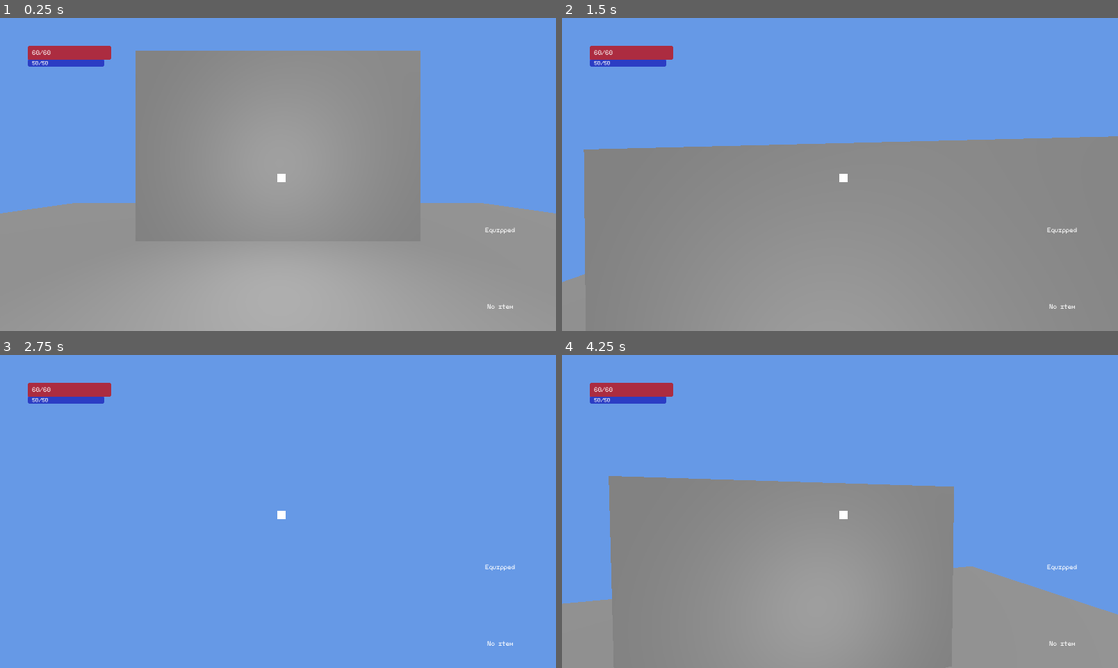
Above: before the commit, frames 1-4 (two rows, left to right).
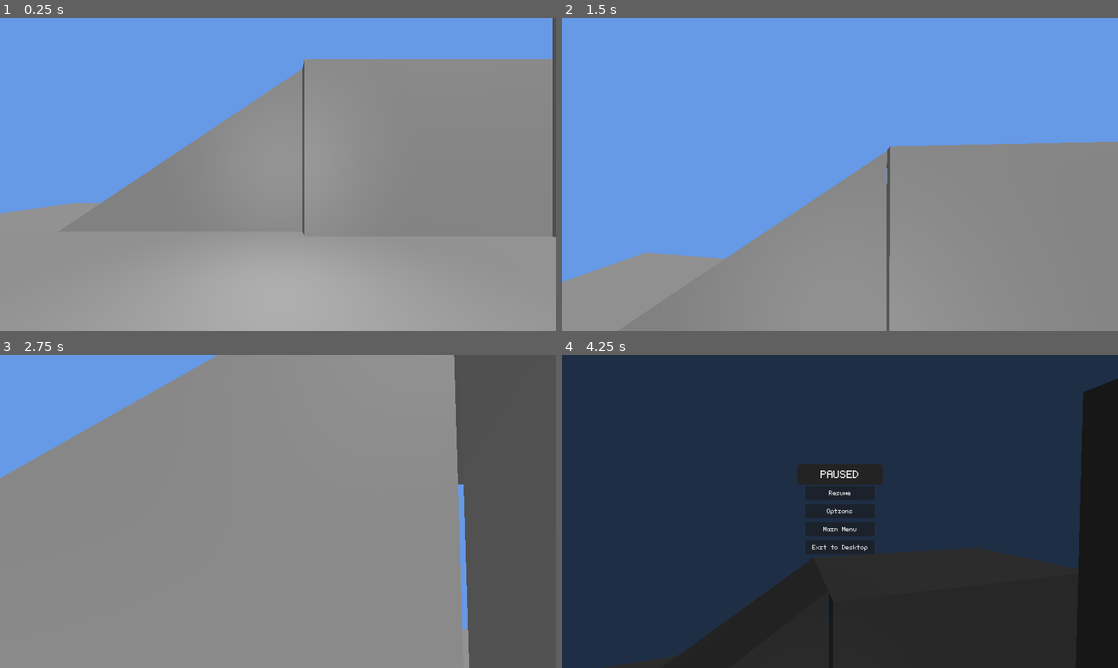
Above: after the commit, the same moments.

Repository: duckenclaw/godot-project-template
Game: Godot game, scene res://src/3d/test_3D.tscn
The game is run twice, just before and just after one commit, with the same random seed, the same clock (stepped at 60 frames per second) and the same inputs. This scene is started directly instead of the project's main scene.
Inputs (mouse positions are in pixels of both pictures, inside the frame that each line leads up to):
- Up to frame 1 (0.25 s): no input
- Up to frame 2 (1.5 s): tap Enter at 0.5 s; move the mouse to (867, 174) at 0.52 s; hold W (forward) from 0.53 s (still down); tap E (activate) at 0.6 s; tap Space (jump) at 0.77 s; move the mouse to (812, 174) at 1.27 s; click (812, 174) at 1.35 s
- Up to frame 3 (2.75 s): keep holding W (forward); tap Space (jump) at 1.52 s; move the mouse to (289, 505) at 2.02 s; right-click (289, 505) at 2.1 s
- Up to frame 4 (4.25 s): keep holding W (forward); move the mouse to (834, 517) at 2.77 s; tap C (crouch) at 2.85 s; tap Space (jump) at 3.02, 3.77 s; move the mouse to (878, 514) at 3.52 s; tap V (dash) at 3.6 s; tap Escape (ui_cancel) at 4.15 s

The runs differ from the first frame. In frame 1, 21% of the frame differs, in the area x 5-100%, y 0-93%; in frame 2, 17%; in frame 3, 93%; in frame 4, 100%, in the area x 0-100%, y 0-100%.

Commit message:
added pause menu to 3d

Diff:
--- /dev/null
+++ b/src/3d/objects/ramp.tscn
@@ -0,0 +1,18 @@
+[gd_scene load_steps=3 format=3 uid="uid://ckxpufbpphq1d"]
+
+[sub_resource type="PrismMesh" id="PrismMesh_hj5uv"]
+left_to_right = 1.0
+size = Vector3(7.5, 5, 3)
+
+[sub_resource type="ConvexPolygonShape3D" id="ConvexPolygonShape3D_hj5uv"]
+points = PackedVector3Array(3.7499995, 2.5, 1.5, 3.7499995, 2.5, -1.5, -3.75, -2.5, 1.5, 3.7499995, -2.5, 1.5, 3.7499995, -2.5, -1.5, -3.75, -2.5, -1.5)
+
+[node name="Ramp" type="StaticBody3D"]
+
+[node name="MeshInstance3D" type="MeshInstance3D" parent="."]
+transform = Transform3D(1, 0, 0, 0, 1, 0, 0, 0, 1, 0, 2.5, 0)
+mesh = SubResource("PrismMesh_hj5uv")
+
+[node name="CollisionShape3D2" type="CollisionShape3D" parent="."]
+transform = Transform3D(1, 0, 0, 0, 1, 0, 0, 0, 1, 0, 2.5, 0)
+shape = SubResource("ConvexPolygonShape3D_hj5uv")
--- /dev/null
+++ b/src/3d/objects/upper_floor.tscn
@@ -0,0 +1,17 @@
+[gd_scene load_steps=3 format=3 uid="uid://bdp7yjeelx35w"]
+
+[sub_resource type="BoxMesh" id="BoxMesh_hj5uv"]
+size = Vector3(7.5, 0.2, 3)
+
+[sub_resource type="BoxShape3D" id="BoxShape3D_hj5uv"]
+size = Vector3(7.5, 0.2, 3)
+
+[node name="UpperFloor" type="StaticBody3D"]
+
+[node name="MeshInstance3D" type="MeshInstance3D" parent="."]
+transform = Transform3D(1, 0, 0, 0, 1, 0, 0, 0, 1, 0, 0.2, 0)
+mesh = SubResource("BoxMesh_hj5uv")
+
+[node name="CollisionShape3D" type="CollisionShape3D" parent="."]
+transform = Transform3D(1, 0, 0, 0, 1, 0, 0, 0, 1, 0, 0.2, 0)
+shape = SubResource("BoxShape3D_hj5uv")
--- /dev/null
+++ b/src/3d/objects/wall.tscn
@@ -0,0 +1,17 @@
+[gd_scene load_steps=3 format=3 uid="uid://bu6xqlb3th4wk"]
+
+[sub_resource type="BoxShape3D" id="BoxShape3D_ejecp"]
+size = Vector3(7.5, 5, 0.5)
+
+[sub_resource type="BoxMesh" id="BoxMesh_5cm31"]
+size = Vector3(7.5, 5, 0.5)
+
+[node name="Wall" type="StaticBody3D"]
+
+[node name="CollisionShape3D" type="CollisionShape3D" parent="."]
+transform = Transform3D(1, 0, 0, 0, 1, 0, 0, 0, 1, 0, 2.5, 0)
+shape = SubResource("BoxShape3D_ejecp")
+
+[node name="MeshInstance3D" type="MeshInstance3D" parent="."]
+transform = Transform3D(1, 0, 0, 0, 1, 0, 0, 0, 1, 0, 2.5, 0)
+mesh = SubResource("BoxMesh_5cm31")
--- a/src/3d/player/hand.gd
+++ b/src/3d/player/hand.gd
@@ -124,7 +124,7 @@
 	# Clear any existing visuals first
 	clear_visual()
 
-	if not equipped_item or not equipped_item.has_model():
+	if not equipped_item:
 		return
 
 	# Handle PackedScene (.glb files)
--- a/src/3d/player/player_3d.gd
+++ b/src/3d/player/player_3d.gd
@@ -35,17 +35,19 @@
 @onready var state_machine: StateMachine = $States/StateMachine
 @onready var anim_player: AnimationPlayer = $AnimationPlayer
 @onready var hud: Control = $UI/HUD
+@onready var pause_menu: Control = $UI/PauseMenu
 @onready var hands: Node3D = $CameraPivot/Camera3D/Hands
 
 # Equipment inventory
 @export var available_items: Array[Item] = []
 
 func _ready():
-	# Add player to group for easy reference
-	add_to_group("player")
-
 	# Calculate movement properties from config
 	update_stats()
+
+	# Set player reference in pause menu
+	if pause_menu:
+		pause_menu.player = self
 
 	# Print config summary
 	print("Player initialized with config:")
@@ -107,9 +109,9 @@
 	if Input.is_action_just_pressed("attack_alternate"):
 		hands.use_left_hand()   # Alternate attack with left hand
 
-	# Handle escape
+	# Handle escape / pause menu
 	if Input.is_action_just_pressed("ui_cancel"):
-		Input.set_mouse_mode(Input.MOUSE_MODE_VISIBLE)
+		toggle_pause_menu()
 
 func handle_timers(delta: float):
 	# Coyote time
@@ -213,3 +215,24 @@
 func set_horizontal_velocity(horizontal_vel: Vector3):
 	velocity.x = horizontal_vel.x
 	velocity.z = horizontal_vel.z
+
+func toggle_pause_menu():
+	var is_paused = get_tree().paused
+
+	if is_paused:
+		# Resume game
+		resume_game()
+	else:
+		# Pause game
+		pause_game()
+
+func pause_game():
+	get_tree().paused = true
+	Input.set_mouse_mode(Input.MOUSE_MODE_VISIBLE)
+	pause_menu.visible = true
+	pause_menu.grab_focus()
+
+func resume_game():
+	get_tree().paused = false
+	Input.set_mouse_mode(Input.MOUSE_MODE_CAPTURED)
+	pause_menu.visible = false
--- a/src/3d/player/player_3d.tscn
+++ b/src/3d/player/player_3d.tscn
@@ -19,6 +19,8 @@
 [ext_resource type="Texture2D" uid="uid://dv532pqh1mdsj" path="res://assets/crosshair.png" id="17_7yefp"]
 [ext_resource type="Theme" uid="uid://b3ql5ekwvpoqt" path="res://assets/hud.tres" id="17_b78gm"]
 [ext_resource type="Script" uid="uid://c3ti3vejdx3gy" path="res://src/ui/hud.gd" id="18_mrd8b"]
+[ext_resource type="Theme" uid="uid://ntqh6xyylbj0" path="res://assets/theme.tres" id="20_sgjv6"]
+[ext_resource type="PackedScene" uid="uid://c4qrq5kj8wqt4" path="res://src/ui/pause_menu.tscn" id="21_pause_menu"]
 
 [sub_resource type="Resource" id="Resource_lf55u"]
 script = ExtResource("2_4cdic")
@@ -636,6 +638,7 @@
 [node name="UI" type="CanvasLayer" parent="."]
 
 [node name="HUD" type="Control" parent="UI"]
+visible = false
 layout_mode = 3
 anchors_preset = 15
 anchor_right = 1.0
@@ -750,6 +753,9 @@
 grow_vertical = 2
 texture = ExtResource("17_7yefp")
 
+[node name="PauseMenu" parent="UI" instance=ExtResource("21_pause_menu")]
+layout_mode = 1
+
 [connection signal="item_equipped" from="CameraPivot/Camera3D/Hands/LeftHand" to="CameraPivot/Camera3D/Hands" method="_on_item_equipped"]
 [connection signal="item_unequipped" from="CameraPivot/Camera3D/Hands/LeftHand" to="CameraPivot/Camera3D/Hands" method="_on_item_unequipped"]
 [connection signal="item_equipped" from="CameraPivot/Camera3D/Hands/RightHand" to="CameraPivot/Camera3D/Hands" method="_on_item_equipped"]
--- a/src/3d/test_3D.tscn
+++ b/src/3d/test_3D.tscn
@@ -1,20 +1,17 @@
-[gd_scene load_steps=11 format=3 uid="uid://cl4nisuqrinr0"]
+[gd_scene load_steps=12 format=3 uid="uid://cl4nisuqrinr0"]
 
+[ext_resource type="PackedScene" uid="uid://bdp7yjeelx35w" path="res://src/3d/objects/upper_floor.tscn" id="1_4chky"]
 [ext_resource type="PackedScene" uid="uid://cst7vo0ldo7e8" path="res://src/3d/player/player_3d.tscn" id="1_ejecp"]
 [ext_resource type="PackedScene" uid="uid://bc6g7jvnoivix" path="res://src/3d/objects/dummy.tscn" id="1_hj5uv"]
 [ext_resource type="PackedScene" uid="uid://mx6n61adbbrq" path="res://src/3d/objects/door.tscn" id="2_igrfc"]
+[ext_resource type="PackedScene" uid="uid://bu6xqlb3th4wk" path="res://src/3d/objects/wall.tscn" id="2_tkq6y"]
+[ext_resource type="PackedScene" uid="uid://ckxpufbpphq1d" path="res://src/3d/objects/ramp.tscn" id="3_sey51"]
 
 [sub_resource type="BoxMesh" id="BoxMesh_1fhpf"]
 size = Vector3(25, 0.2, 25)
 
 [sub_resource type="BoxShape3D" id="BoxShape3D_1fhpf"]
 size = Vector3(25, 0.2, 25)
-
-[sub_resource type="BoxShape3D" id="BoxShape3D_ejecp"]
-size = Vector3(7.5, 5, 0.5)
-
-[sub_resource type="BoxMesh" id="BoxMesh_5cm31"]
-size = Vector3(7.5, 5, 0.5)
 
 [sub_resource type="Environment" id="Environment_1fhpf"]
 background_mode = 1
@@ -38,16 +35,23 @@
 transform = Transform3D(1, 0, 0, 0, 1, 0, 0, 0, 1, 0, -0.1, 0)
 shape = SubResource("BoxShape3D_1fhpf")
 
-[node name="Wall" type="StaticBody3D" parent="Objects"]
-transform = Transform3D(1, 0, 0, 0, 1, 0, 0, 0, 1, 0, 0, -5.613644)
+[node name="UpperFloor" parent="Objects" instance=ExtResource("1_4chky")]
+transform = Transform3D(1, 0, 0, 0, 1, 0, 0, 0, 1, 4.5, 4.7, -7.765)
 
-[node name="CollisionShape3D" type="CollisionShape3D" parent="Objects/Wall"]
-transform = Transform3D(1, 0, 0, 0, 1, 0, 0, 0, 1, 0, 2.5, 0)
-shape = SubResource("BoxShape3D_ejecp")
+[node name="Wall" parent="Objects" instance=ExtResource("2_tkq6y")]
+transform = Transform3D(1, 0, 0, 0, 1, 0, 0, 0, 1, 4.5, 0, -6)
 
-[node name="MeshInstance3D" type="MeshInstance3D" parent="Objects/Wall"]
-transform = Transform3D(1, 0, 0, 0, 1, 0, 0, 0, 1, 0, 2.5, 0)
-mesh = SubResource("BoxMesh_5cm31")
+[node name="Wall2" parent="Objects" instance=ExtResource("2_tkq6y")]
+transform = Transform3D(-4.371139e-08, 0, 1, 0, 1, 0, -1, 0, -4.371139e-08, 8, 0, -2)
+
+[node name="Wall3" parent="Objects" instance=ExtResource("2_tkq6y")]
+transform = Transform3D(-4.371139e-08, 0, 1, 0, 1, 0, -1, 0, -4.371139e-08, 8, 5, -2)
+
+[node name="Wall4" parent="Objects" instance=ExtResource("2_tkq6y")]
+transform = Transform3D(-4.371139e-08, 0, 1, 0, 1, 0, -1, 0, -4.371139e-08, 8, 5, 5.5)
+
+[node name="Ramp" parent="Objects" instance=ExtResource("3_sey51")]
+transform = Transform3D(1, 0, 0, 0, 1, 0, 0, 0, 1, -3, 0, -7.765)
 
 [node name="Dummy" parent="Objects" instance=ExtResource("1_hj5uv")]
 transform = Transform3D(1, 0, 0, 0, 1, 0, 0, 0, 1, -7.6, 0, 0)
--- /dev/null
+++ b/src/ui/hud.tscn
@@ -0,0 +1,154 @@
+[gd_scene load_steps=7 format=3 uid="uid://4epmqkty5xqt"]
+
+[ext_resource type="Theme" uid="uid://b3ql5ekwvpoqt" path="res://assets/hud.tres" id="1_snmo6"]
+[ext_resource type="Script" uid="uid://c3ti3vejdx3gy" path="res://src/ui/hud.gd" id="2_i4jpw"]
+[ext_resource type="Texture2D" uid="uid://dv532pqh1mdsj" path="res://assets/crosshair.png" id="3_r2cn7"]
+
+[sub_resource type="StyleBoxFlat" id="StyleBoxFlat_b78gm"]
+content_margin_left = 2.0
+content_margin_top = 2.0
+content_margin_right = 2.0
+content_margin_bottom = 2.0
+bg_color = Color(0.1, 0.1, 0.1, 0.3)
+corner_radius_top_left = 6
+corner_radius_top_right = 6
+corner_radius_bottom_right = 6
+corner_radius_bottom_left = 6
+corner_detail = 6
+
+[sub_resource type="StyleBoxFlat" id="StyleBoxFlat_mrd8b"]
+content_margin_left = 2.0
+content_margin_top = 2.0
+content_margin_right = 2.0
+content_margin_bottom = 2.0
+bg_color = Color(0.88235295, 0.019607844, 0.019607844, 0.6392157)
+border_color = Color(0.5176471, 0.003921569, 0.003921569, 0.7254902)
+corner_radius_top_left = 6
+corner_radius_top_right = 6
+corner_radius_bottom_right = 6
+corner_detail = 6
+
+[sub_resource type="StyleBoxFlat" id="StyleBoxFlat_4sddl"]
+content_margin_left = 2.0
+content_margin_top = 2.0
+content_margin_right = 2.0
+content_margin_bottom = 2.0
+bg_color = Color(0.019607844, 0.019607844, 0.88235295, 0.49019608)
+corner_radius_bottom_right = 6
+corner_radius_bottom_left = 6
+corner_detail = 6
+
+[node name="HUD" type="Control"]
+layout_mode = 3
+anchors_preset = 15
+anchor_right = 1.0
+anchor_bottom = 1.0
+grow_horizontal = 2
+grow_vertical = 2
+theme = ExtResource("1_snmo6")
+script = ExtResource("2_i4jpw")
+
+[node name="MarginContainer" type="MarginContainer" parent="."]
+layout_mode = 1
+anchors_preset = 15
+anchor_right = 1.0
+anchor_bottom = 1.0
+grow_horizontal = 2
+grow_vertical = 2
+
+[node name="Bars" type="VBoxContainer" parent="MarginContainer"]
+custom_minimum_size = Vector2(240, 100)
+layout_mode = 2
+size_flags_horizontal = 0
+size_flags_vertical = 0
+
+[node name="HealthBar" type="ProgressBar" parent="MarginContainer/Bars"]
+custom_minimum_size = Vector2(240, 40)
+layout_mode = 2
+size_flags_horizontal = 0
+theme_override_styles/background = SubResource("StyleBoxFlat_b78gm")
+theme_override_styles/fill = SubResource("StyleBoxFlat_mrd8b")
+value = 50.0
+show_percentage = false
+
+[node name="Value" type="Label" parent="MarginContainer/Bars/HealthBar"]
+layout_mode = 1
+anchors_preset = -1
+anchor_top = 0.5
+anchor_right = 1.0
+anchor_bottom = 0.5
+offset_left = 13.0
+offset_top = -10.0
+offset_right = -107.0
+offset_bottom = 10.0
+grow_horizontal = 2
+grow_vertical = 2
+text = "50/100"
+vertical_alignment = 1
+
+[node name="ManaBar" type="ProgressBar" parent="MarginContainer/Bars"]
+custom_minimum_size = Vector2(220, 20)
+layout_mode = 2
+size_flags_horizontal = 0
+theme_override_styles/background = SubResource("StyleBoxFlat_b78gm")
+theme_override_styles/fill = SubResource("StyleBoxFlat_4sddl")
+value = 50.0
+show_percentage = false
+
+[node name="Value" type="Label" parent="MarginContainer/Bars/ManaBar"]
+layout_mode = 1
+anchors_preset = -1
+anchor_top = 0.5
+anchor_right = 1.0
+anchor_bottom = 0.5
+offset_left = 13.0
+offset_top = -10.0
+offset_right = -107.0
+offset_bottom = 10.0
+grow_horizontal = 2
+grow_vertical = 2
+theme_override_font_sizes/font_size = 14
+text = "50/100"
+vertical_alignment = 1
+
+[node name="EquippedItem" type="VBoxContainer" parent="MarginContainer"]
+layout_mode = 2
+size_flags_horizontal = 8
+size_flags_vertical = 8
+
+[node name="Title" type="Label" parent="MarginContainer/EquippedItem"]
+layout_mode = 2
+text = "Equipped"
+horizontal_alignment = 1
+vertical_alignment = 1
+
+[node name="ItemIcon" type="TextureRect" parent="MarginContainer/EquippedItem"]
+custom_minimum_size = Vector2(200, 200)
+layout_mode = 2
+
+[node name="ItemLabel" type="Label" parent="MarginContainer/EquippedItem"]
+layout_mode = 2
+size_flags_vertical = 0
+text = "No item"
+horizontal_alignment = 1
+vertical_alignment = 1
+
+[node name="Crosshair" type="Control" parent="MarginContainer"]
+layout_mode = 2
+size_flags_horizontal = 4
+size_flags_vertical = 4
+
+[node name="TextureRect" type="TextureRect" parent="MarginContainer/Crosshair"]
+layout_mode = 1
+anchors_preset = -1
+anchor_left = 0.5
+anchor_top = 0.5
+anchor_right = 0.5
+anchor_bottom = 0.5
+offset_left = -12.0
+offset_top = -12.0
+offset_right = 12.0
+offset_bottom = 12.0
+grow_horizontal = 2
+grow_vertical = 2
+texture = ExtResource("3_r2cn7")
--- /dev/null
+++ b/src/ui/pause_menu.gd
@@ -0,0 +1,49 @@
+extends Control
+
+# Node references
+@onready var main_container: Control = $MainContainer
+@onready var options_screen: Control = $OptionsScreen
+
+# Reference to the player (will be set by player script)
+var player: CharacterBody3D
+
+func _ready():
+	# Initially hide the pause menu
+	visible = false
+	# Set process mode to always so it works when paused
+	process_mode = Node.PROCESS_MODE_ALWAYS
+
+func _input(event):
+	# Handle escape key when pause menu is visible
+	if visible and event.is_action_pressed("ui_cancel"):
+		_on_resume()
+		get_viewport().set_input_as_handled()
+
+func show_main_menu():
+	if options_screen:
+		options_screen.visible = false
+	main_container.visible = true
+
+func show_options():
+	main_container.visible = false
+	if options_screen:
+		options_screen.visible = true
+
+func _on_resume():
+	if player:
+		player.resume_game()
+
+func _on_open_options():
+	show_options()
+
+func _on_close_options():
+	show_main_menu()
+
+func _on_exit_to_main_menu():
+	# Unpause the game first
+	get_tree().paused = false
+	# Change to main menu scene
+	get_tree().change_scene_to_file("res://src/ui/main_menu.tscn")
+
+func _on_exit_to_desktop():
+	get_tree().quit()
--- /dev/null
+++ b/src/ui/pause_menu.tscn
@@ -0,0 +1,84 @@
+[gd_scene load_steps=4 format=3 uid="uid://c4qrq5kj8wqt4"]
+
+[ext_resource type="Script" uid="uid://b287ob3eypiht" path="res://src/ui/pause_menu.gd" id="1_pause_menu"]
+[ext_resource type="Theme" uid="uid://ntqh6xyylbj0" path="res://assets/theme.tres" id="2_theme"]
+[ext_resource type="PackedScene" uid="uid://dj3ng2wmtqap8" path="res://src/ui/screens/options_screen.tscn" id="3_options"]
+
+[node name="PauseMenu" type="Control"]
+layout_mode = 3
+anchors_preset = 15
+anchor_right = 1.0
+anchor_bottom = 1.0
+grow_horizontal = 2
+grow_vertical = 2
+script = ExtResource("1_pause_menu")
+
+[node name="Background" type="ColorRect" parent="."]
+layout_mode = 1
+anchors_preset = 15
+anchor_right = 1.0
+anchor_bottom = 1.0
+grow_horizontal = 2
+grow_vertical = 2
+color = Color(0, 0, 0, 0.7)
+
+[node name="MainContainer" type="MarginContainer" parent="."]
+layout_mode = 1
+anchors_preset = 15
+anchor_right = 1.0
+anchor_bottom = 1.0
+grow_horizontal = 2
+grow_vertical = 2
+theme = ExtResource("2_theme")
+
+[node name="CenterContainer" type="CenterContainer" parent="MainContainer"]
+layout_mode = 2
+
+[node name="VBoxContainer" type="VBoxContainer" parent="MainContainer/CenterContainer"]
+layout_mode = 2
+theme_override_constants/separation = 16
+
+[node name="PauseLabel" type="Label" parent="MainContainer/CenterContainer/VBoxContainer"]
+layout_mode = 2
+theme = ExtResource("2_theme")
+theme_type_variation = &"HeaderLarge"
+text = "PAUSED"
+horizontal_alignment = 1
+
+[node name="ButtonsContainer" type="VBoxContainer" parent="MainContainer/CenterContainer/VBoxContainer"]
+layout_mode = 2
+theme_override_constants/separation = 12
+
+[node name="ResumeButton" type="Button" parent="MainContainer/CenterContainer/VBoxContainer/ButtonsContainer"]
+custom_minimum_size = Vector2(200, 40)
+layout_mode = 2
+theme = ExtResource("2_theme")
+text = "Resume"
+
+[node name="OptionsButton" type="Button" parent="MainContainer/CenterContainer/VBoxContainer/ButtonsContainer"]
+custom_minimum_size = Vector2(200, 40)
+layout_mode = 2
+theme = ExtResource("2_theme")
+text = "Options"
+
+[node name="MainMenuButton" type="Button" parent="MainContainer/CenterContainer/VBoxContainer/ButtonsContainer"]
+custom_minimum_size = Vector2(200, 40)
+layout_mode = 2
+theme = ExtResource("2_theme")
+text = "Main Menu"
+
+[node name="ExitButton" type="Button" parent="MainContainer/CenterContainer/VBoxContainer/ButtonsContainer"]
+custom_minimum_size = Vector2(200, 40)
+layout_mode = 2
+theme = ExtResource("2_theme")
+text = "Exit to Desktop"
+
+[node name="OptionsScreen" parent="." instance=ExtResource("3_options")]
+visible = false
+layout_mode = 1
+
+[connection signal="pressed" from="MainContainer/CenterContainer/VBoxContainer/ButtonsContainer/ResumeButton" to="." method="_on_resume"]
+[connection signal="pressed" from="MainContainer/CenterContainer/VBoxContainer/ButtonsContainer/OptionsButton" to="." method="_on_open_options"]
+[connection signal="pressed" from="MainContainer/CenterContainer/VBoxContainer/ButtonsContainer/MainMenuButton" to="." method="_on_exit_to_main_menu"]
+[connection signal="pressed" from="MainContainer/CenterContainer/VBoxContainer/ButtonsContainer/ExitButton" to="." method="_on_exit_to_desktop"]
+[connection signal="close_options" from="OptionsScreen" to="." method="_on_close_options"]
Not shown: 1 places in src/3d/player/player_3d.tscn that only renumber resources
Not shown, added: src/ui/pause_menu.gd.uid
